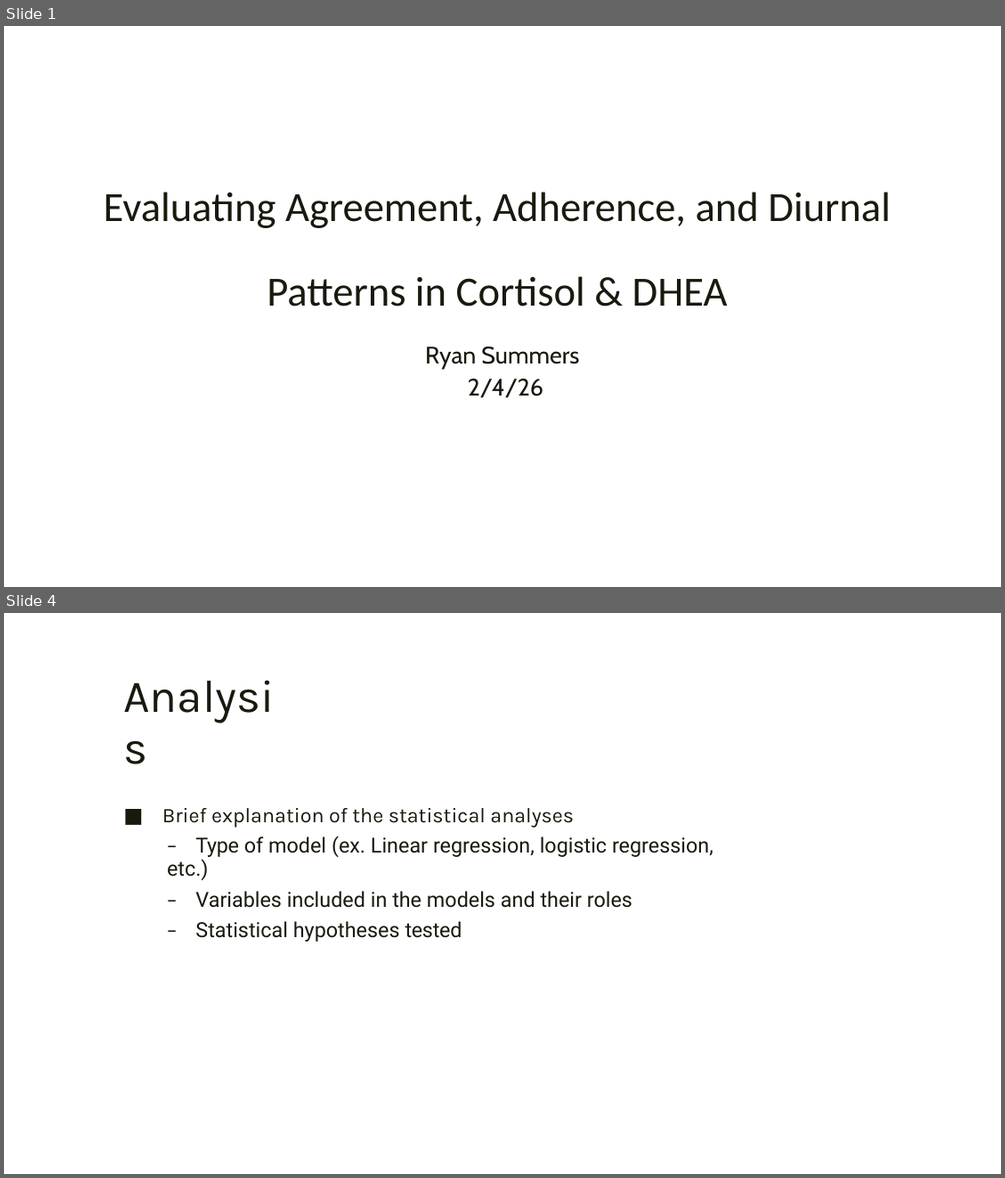
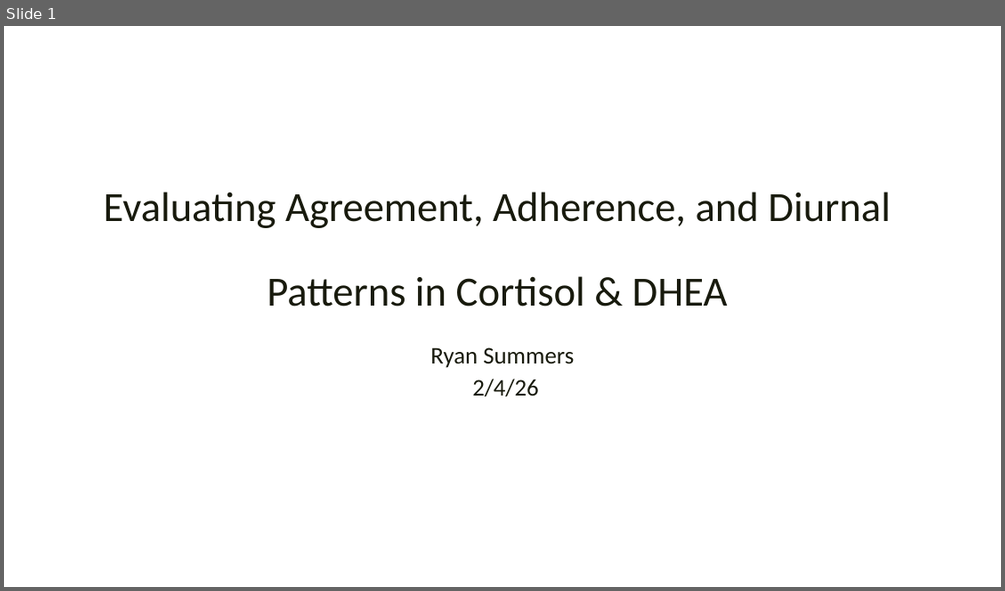
Before and after one commit to rysummers/BIOS6624-Class, a slide deck: Project0/Reports/Project0_Presentation.pptx. Shown one above the other, each under a label of ours: slides 1 and 4 before the commit, slide 1 after it; the slides between them are not shown. The pictures are 1005x1178 and 1005x591 pixels, drawn with LibreOffice and Linux fonts; fonts in the diff are those of the drawing; background and template pictures are left out. Boxes give left, top, right and bottom in pixels: in the first picture for what was removed or moved away, otherwise in the second. Text is boxed around its words. In the diff, an @@ line names an element or a change of style, - is before the commit and + after.

```diff
--- a/Project0/Reports/Project0_Presentation.pptx
+++ b/Project0/Reports/Project0_Presentation.pptx
@@ slide 4 removed at box(4, 613, 1001, 1174), background picture (left out) @@
@@ text removed at box(123, 669, 291, 723) @@
-Analysis
@@ text removed at box(162, 808, 713, 941) @@
-■ Brief explanation of the statistical analyses
-– Type of model (ex. Linear regression, logistic regression, etc.)
-– Variables included in the models and their roles
-– Statistical hypotheses tested
@@ slide 1 changed as well @@
@@ text "Ryan Summers" at box(430, 347, 574, 396): font Cabin to Calibri @@
```
Also in this commit, not shown: 1 other slide changed, 5 slides added, 4 other slides removed, 4 other files.
